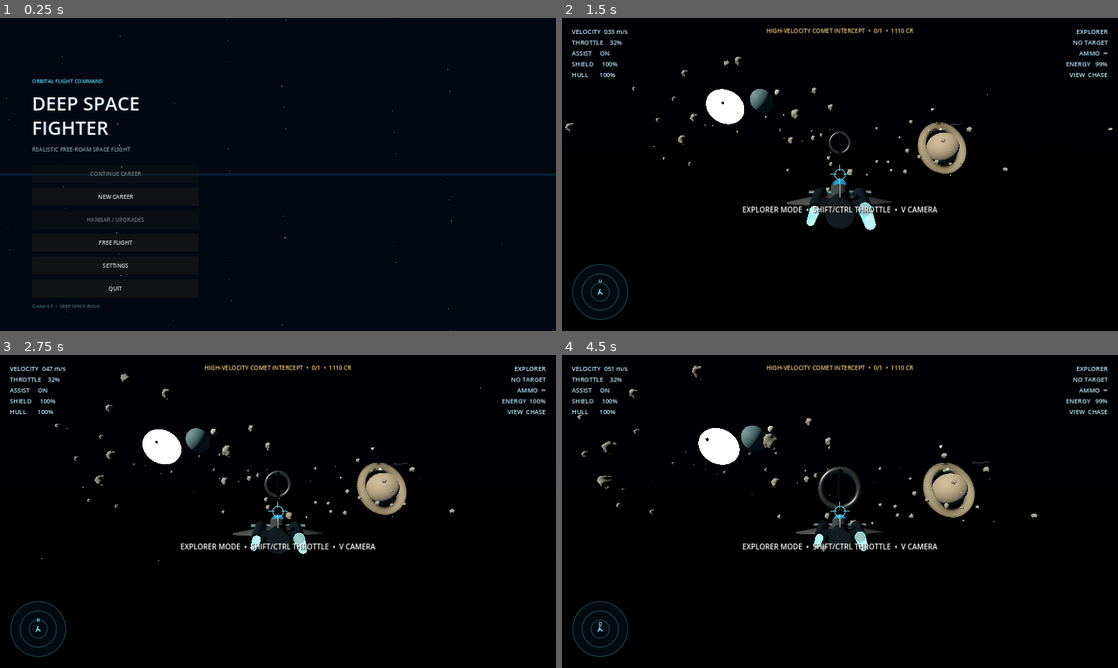
Above: before the commit, frames 1-4 (two rows, left to right).
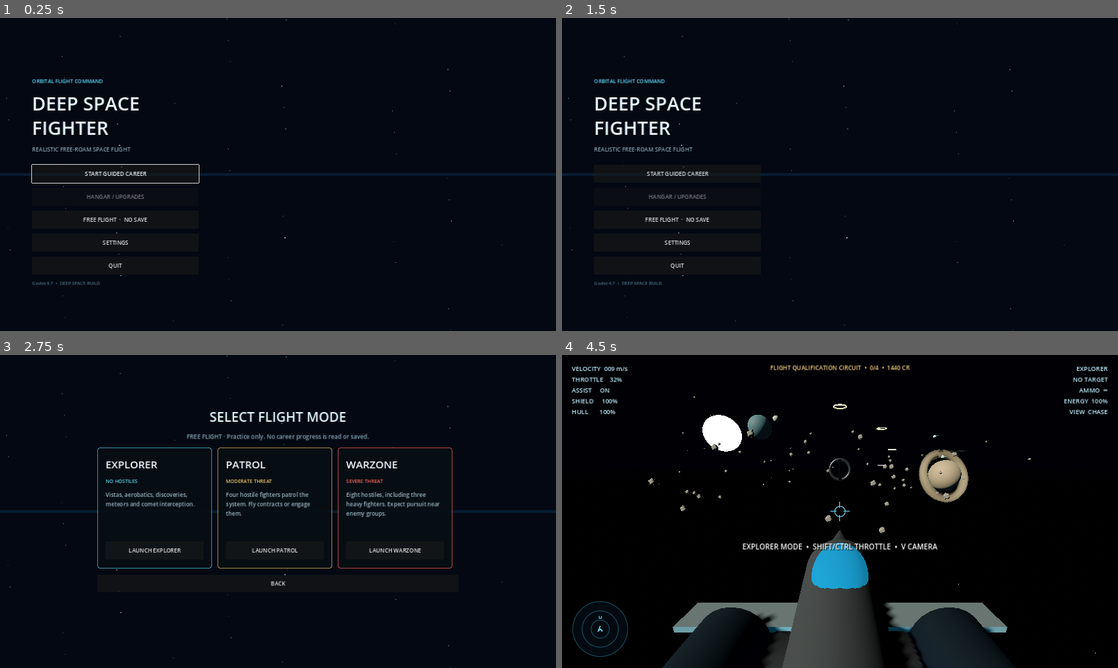
Above: after the commit, the same moments.

Repository: tanmayrastogi57/deep-space-fighter
Game: Godot game, scene res://scenes/main.tscn
The game is run twice, just before and just after one commit, with the same random seed, the same clock (stepped at 60 frames per second) and the same inputs.
Inputs (mouse positions are in pixels of both pictures, inside the frame that each line leads up to):
- Up to frame 1 (0.25 s): no input
- Up to frame 2 (1.5 s): click (678, 243) at 0.5 s, where only the run before the commit has a clickable "FREE FLIGHT"; click (840, 305) at 1.25 s, where only the run after the commit has a clickable "CANCEL"
- Up to frame 3 (2.75 s): click (116, 555) at 2 s, where only the run after the commit has a clickable "FREE FLIGHT · NO SAVE"
- Up to frame 4 (4.5 s): click (840, 583) at 2.75 s, where only the run after the commit has a clickable "BACK"; click (678, 511) at 3.5 s, where only the run after the commit has a clickable "START GUIDED CAREER"; click (717, 549) at 4.25 s, where only the run after the commit has a clickable "LAUNCH EXPLORER"

The runs differ from the first frame. In frame 1, 0.8% of the frame differs, in the area x 5-36%, y 46-93%; in frame 2, 6.7%; in frame 3, 7.6%; in frame 4, 15%, in the area x 2-99%, y 3-100%.

Commit message:
feat: separate unsaved practice from guided career entry

Diff:
--- a/src/game_world.gd
+++ b/src/game_world.gd
@@ -99,6 +99,10 @@
 
 
 func _prepare_contract() -> void:
+	if Career.sandbox:
+		active_contract = {}
+		_build_objective_markers()
+		return
 	if starting_new or Career.data.get("active_contract", {}).is_empty():
 		active_contract = ContractSystem.generate(mode, world_seed, int(Career.data.get("completed_contracts", 0)))
 	else:
--- a/src/main.gd
+++ b/src/main.gd
@@ -8,12 +8,14 @@
 
 
 func _ready() -> void:
+	Career.load_career()
 	InputSetup.install_defaults()
 	InputSetup.apply_bindings(Settings.data.get("bindings", {}))
 	_show_menu(false)
 
 
 func _show_menu(open_settings: bool = false) -> void:
+	Career.end_sandbox()
 	if game_world != null and is_instance_valid(game_world):
 		game_world.queue_free()
 		game_world = null
@@ -25,8 +27,10 @@
 		menu.call_deferred("show_settings")
 
 
-func _start_game(mode: String, start_new: bool) -> void:
-	if start_new:
+func _start_game(mode: String, intent: String) -> void:
+	if intent == "sandbox":
+		Career.begin_sandbox(mode)
+	elif intent == "new":
 		Career.new_career(mode, int(Time.get_unix_time_from_system()) & 0x7fffffff)
 	else:
 		Career.data.mode = mode
@@ -35,12 +39,11 @@
 		menu.queue_free()
 		menu = null
 	game_world = GameWorldScript.new()
-	game_world.configure(mode, start_new)
+	game_world.configure(mode, intent == "new")
 	game_world.return_to_menu.connect(_show_menu)
 	add_child(game_world)
 
 
 func _quit() -> void:
-	Career.save_atomic()
 	Sound.shutdown()
 	get_tree().quit()
--- a/src/systems/career_store.gd
+++ b/src/systems/career_store.gd
@@ -6,10 +6,28 @@
 var save_path := DEFAULT_PATH
 var data: Dictionary = {}
 var recovery_message := ""
+var sandbox := false
+var _parked_career: Dictionary
 
 
 func _ready() -> void:
-	load_career()
+	data = default_career()
+
+
+func begin_sandbox(mode: String) -> void:
+	if sandbox:
+		return
+	_parked_career = data
+	sandbox = true
+	data = default_career()
+	data.mode = mode
+
+
+func end_sandbox() -> void:
+	if sandbox:
+		data = _parked_career
+		_parked_career = {}
+		sandbox = false
 
 
 func default_career() -> Dictionary:
@@ -75,6 +93,8 @@
 
 
 func save_atomic() -> bool:
+	if sandbox:
+		return true
 	if not _validate(data):
 		push_error("Career data failed validation; refusing to save.")
 		return false
@@ -128,9 +148,11 @@
 
 
 func _validate(candidate: Dictionary) -> bool:
+	var credits: Variant = candidate.get("credits")
+	var whole_credits: bool = credits is int or (credits is float and is_finite(credits) and credits == floor(credits))
 	return (
 		int(candidate.get("version", 0)) >= 1
-		and candidate.get("credits", null) is int
+		and whole_credits
 		and candidate.get("upgrades", null) is Dictionary
 		and str(candidate.get("mode", "")) in ["EXPLORER", "PATROL", "WARZONE"]
 	)
@@ -145,4 +167,5 @@
 					merged.upgrades[upgrade_id] = clampi(int(candidate[key][upgrade_id]), 0, 5)
 		else:
 			merged[key] = candidate[key]
+	merged.credits = int(merged.credits)
 	return merged
--- a/src/ui/main_menu.gd
+++ b/src/ui/main_menu.gd
@@ -1,14 +1,15 @@
 extends CanvasLayer
 class_name MainMenu
 
-signal start_requested(mode: String, start_new: bool)
+signal start_requested(mode: String, intent: String)
 signal quit_requested
 
 var home_panel: Control
 var mode_panel: Control
 var settings_panel: Control
 var hangar_panel: Control
-var starting_new := false
+var launch_intent := ""
+var mode_caption: Label
 var status_label: Label
 var credits_label: Label
 var upgrade_buttons: Dictionary = {}
@@ -44,6 +45,7 @@
 
 
 func show_home() -> void:
+	launch_intent = ""
 	home_panel.visible = true
 	mode_panel.visible = false
 	settings_panel.visible = false
@@ -68,8 +70,9 @@
 	Input.mouse_mode = Input.MOUSE_MODE_VISIBLE
 
 
-func _show_modes(new_career: bool) -> void:
-	starting_new = new_career
+func _show_modes(intent: String) -> void:
+	launch_intent = intent
+	mode_caption.text = "FREE FLIGHT · Practice only. No career progress is read or saved." if intent == "sandbox" else "CAREER · Mission and chapter progress save automatically. Choose your threat level."
 	home_panel.visible = false
 	mode_panel.visible = true
 	settings_panel.visible = false
@@ -77,7 +80,21 @@
 
 
 func _select_mode(mode: String) -> void:
-	start_requested.emit(mode, starting_new)
+	if launch_intent in ["new", "continue", "sandbox"]:
+		start_requested.emit(mode, launch_intent)
+
+
+func _request_new() -> void:
+	if not Career.has_career():
+		_show_modes("new")
+		return
+	var confirm := ConfirmationDialog.new()
+	confirm.dialog_text = "Starting a new career replaces the existing one when you choose a flight mode."
+	add_child(confirm)
+	confirm.confirmed.connect(_show_modes.bind("new"))
+	confirm.confirmed.connect(confirm.queue_free)
+	confirm.canceled.connect(confirm.queue_free)
+	confirm.popup_centered()
 
 
 func _build_background() -> void:
@@ -120,19 +137,23 @@
 	var subtitle := _label("REALISTIC FREE-ROAM SPACE FLIGHT", 16, Color("#829faf"))
 	stack.add_child(subtitle)
 	stack.add_child(HSeparator.new())
-	var continue_button := _button("CONTINUE CAREER")
-	continue_button.disabled = not Career.has_career()
-	continue_button.pressed.connect(_show_modes.bind(false))
-	stack.add_child(continue_button)
-	var new_button := _button("NEW CAREER")
-	new_button.pressed.connect(_show_modes.bind(true))
+	if Career.has_career():
+		var task := str(Career.data.active_contract.get("title", "Asteria flight command"))
+		var continue_button := _button("CONTINUE: " + task.to_upper())
+		continue_button.pressed.connect(_show_modes.bind("continue"))
+		stack.add_child(continue_button)
+		continue_button.grab_focus()
+	var new_button := _button("START GUIDED CAREER")
+	new_button.pressed.connect(_request_new)
 	stack.add_child(new_button)
+	if not Career.has_career():
+		new_button.grab_focus()
 	var hangar_button := _button("HANGAR / UPGRADES")
 	hangar_button.disabled = not Career.has_career()
 	hangar_button.pressed.connect(show_hangar)
 	stack.add_child(hangar_button)
-	var free_button := _button("FREE FLIGHT")
-	free_button.pressed.connect(_select_mode.bind("EXPLORER"))
+	var free_button := _button("FREE FLIGHT  ·  NO SAVE")
+	free_button.pressed.connect(_show_modes.bind("sandbox"))
 	stack.add_child(free_button)
 	var settings_button := _button("SETTINGS")
 	settings_button.pressed.connect(show_settings)
@@ -159,15 +180,15 @@
 	var title := _label("SELECT FLIGHT MODE", 38, Color("#e4f6ff"))
 	title.horizontal_alignment = HORIZONTAL_ALIGNMENT_CENTER
 	stack.add_child(title)
-	var subtitle := _label("The same persistent system. You decide how dangerous it becomes.", 17, Color("#89a9b8"))
-	subtitle.horizontal_alignment = HORIZONTAL_ALIGNMENT_CENTER
-	stack.add_child(subtitle)
+	mode_caption = _label("", 17, Color("#89a9b8"))
+	mode_caption.horizontal_alignment = HORIZONTAL_ALIGNMENT_CENTER
+	stack.add_child(mode_caption)
 	var cards := HBoxContainer.new()
 	cards.add_theme_constant_override("separation", 16)
 	stack.add_child(cards)
 	_add_mode_card(cards, "EXPLORER", "NO HOSTILES", "Vistas, aerobatics, discoveries,\nmeteors and comet interception.", Color("#54d5eb"))
-	_add_mode_card(cards, "PATROL", "MODERATE THREAT", "Explorer activities plus drones,\nlight fighters and rescue work.", Color("#f0c369"))
-	_add_mode_card(cards, "WARZONE", "SEVERE THREAT", "Hostile groups, heavy fighters,\ncapital encounters and pursuit.", Color("#ff655c"))
+	_add_mode_card(cards, "PATROL", "MODERATE THREAT", "Four hostile fighters patrol the system. Fly contracts or engage them.", Color("#f0c369"))
+	_add_mode_card(cards, "WARZONE", "SEVERE THREAT", "Eight hostiles, including three heavy fighters. Expect pursuit near enemy groups.", Color("#ff655c"))
 	var back := _button("BACK")
 	back.custom_minimum_size = Vector2(260, 50)
 	back.pressed.connect(show_home)
@@ -200,6 +221,7 @@
 	description_label.custom_minimum_size.y = 130
 	content.add_child(description_label)
 	var launch := _button("LAUNCH " + mode)
+	launch.custom_minimum_size.x = 220
 	launch.pressed.connect(_select_mode.bind(mode))
 	content.add_child(launch)
 
--- a/tests_godot/smoke_test.gd
+++ b/tests_godot/smoke_test.gd
@@ -9,6 +9,7 @@
 
 func _run() -> void:
 	InputSetup.install_defaults()
+	Career.save_path = "user://smoke-%d.json" % OS.get_process_id()
 	Career.data = Career.default_career()
 	Career.data.mode = "PATROL"
 	var world_script: Script = load("res://src/game_world.gd")
@@ -29,6 +30,9 @@
 	_check(not world.active_contract.is_empty(), "Career contract exists")
 	world.queue_free()
 	await get_tree().process_frame
+	for suffix in ["", ".bak", ".tmp"]:
+		if FileAccess.file_exists(Career.save_path + suffix):
+			DirAccess.remove_absolute(Career.save_path + suffix)
 	if failures.is_empty():
 		print("PASS: 3D flight scene smoke test")
 		Sound.shutdown()
--- a/tests_godot/test_runner.gd
+++ b/tests_godot/test_runner.gd
@@ -18,6 +18,7 @@
 	_test_mesh_generation()
 	_test_settings_validation()
 	_test_sector_streaming_math()
+	_test_sandbox()
 	if failures.is_empty():
 		print("PASS: %d deterministic checks" % checks)
 		Sound.shutdown()
@@ -30,6 +31,25 @@
 		Sound.shutdown()
 		await get_tree().process_frame
 		get_tree().quit(1)
+
+
+func _test_sandbox() -> void:
+	var original := Career.save_path
+	Career.save_path = "user://sandbox-test-%d.json" % OS.get_process_id()
+	Career.new_career("PATROL", 42)
+	Career.add_credits(193)
+	var before := FileAccess.get_file_as_bytes(Career.save_path)
+	var backup := FileAccess.get_file_as_bytes(Career.save_path + ".bak")
+	Career.begin_sandbox("WARZONE")
+	Career.add_credits(9999)
+	Career.end_sandbox()
+	_expect_equal(Career.data.credits, 2693, "Sandbox restores the parked wallet")
+	_expect_equal(FileAccess.get_file_as_bytes(Career.save_path), before, "Sandbox leaves career bytes unchanged")
+	_expect_equal(FileAccess.get_file_as_bytes(Career.save_path + ".bak"), backup, "Sandbox leaves backup unchanged")
+	_expect(Career.load_career() and Career.data.credits == 2693, "Continue loads the saved wallet")
+	for suffix in ["", ".bak"]:
+		DirAccess.remove_absolute(Career.save_path + suffix)
+	Career.save_path = original
 
 
 func _test_flight_math() -> void:
